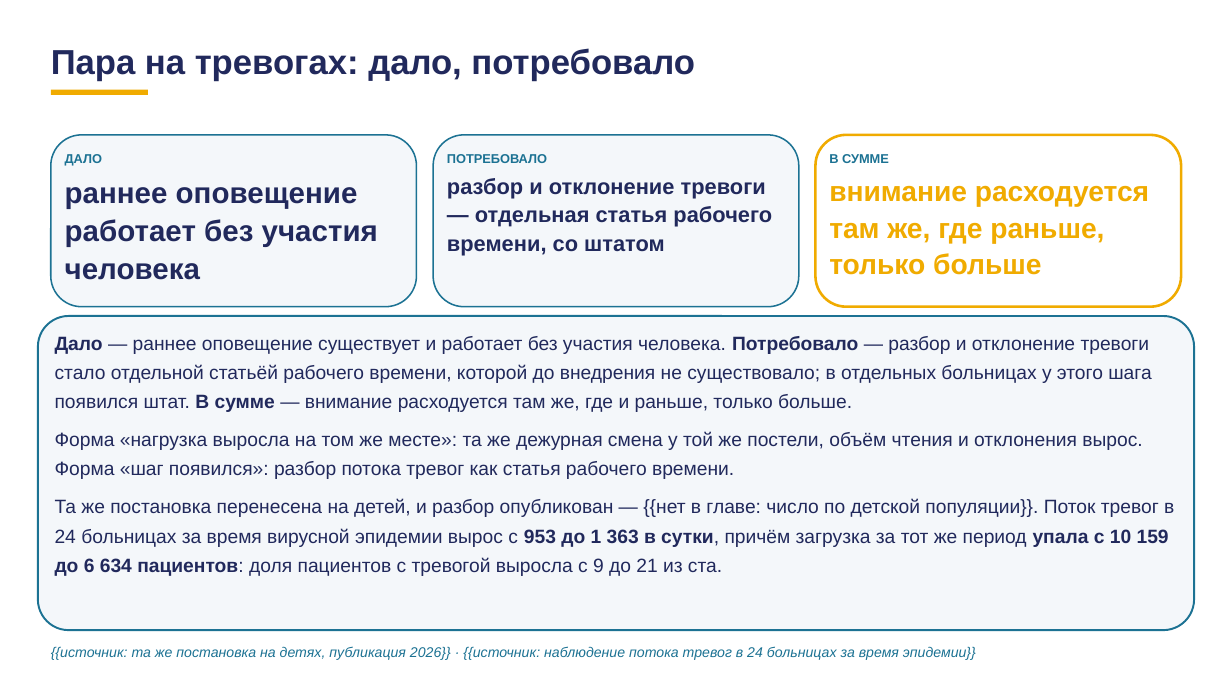
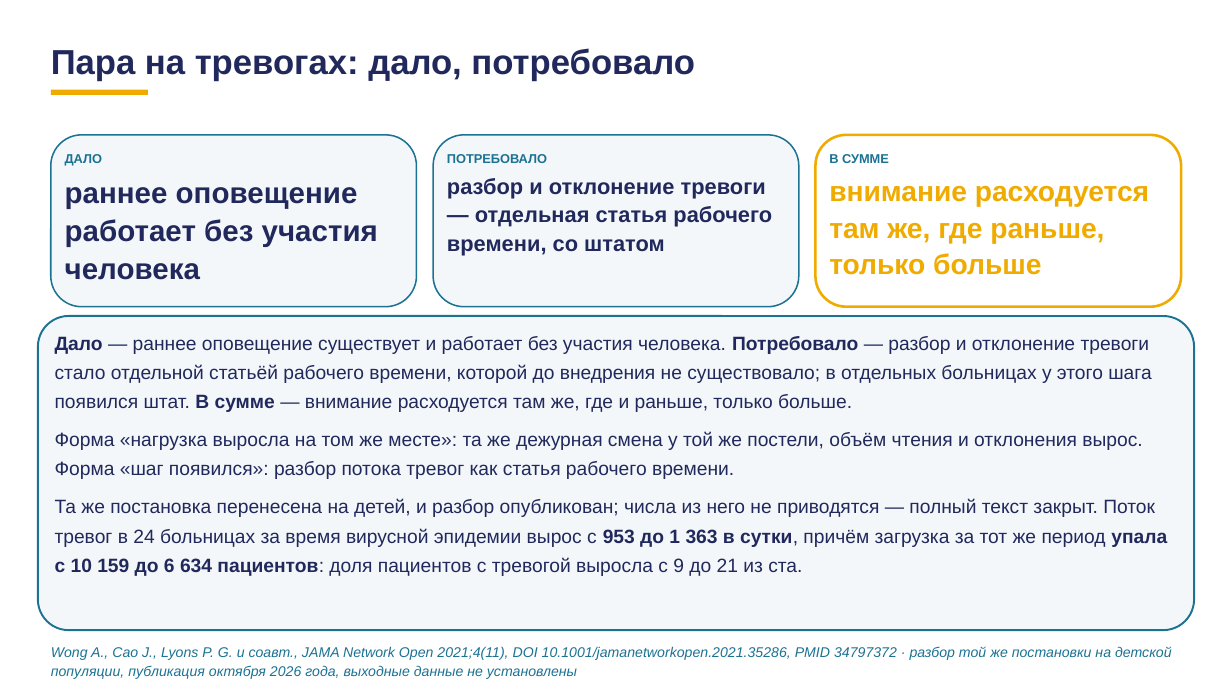
Before and after one commit to tellina-study/AI-usage-lessons, a slide deck: slide 60 of library/lectures/lec-07/rework/deck/lec-07-karkas.pptx. Drawn at 1232x693 pixels with LibreOffice and Linux fonts; fonts in the diff are those of the drawing. Boxes give left, top, right and bottom in pixels: in the first picture for what was removed or moved away, otherwise in the second. Text is boxed around its words. In the diff, an @@ line names an element or a change of style, - is before the commit and + after.

```diff
--- a/library/lectures/lec-07/rework/deck/lec-07-karkas.pptx
+++ b/library/lectures/lec-07/rework/deck/lec-07-karkas.pptx
@@ text at (55,499,1167,576): text changed @@
-Та же постановка перенесена на детей, и разбор опубликован — {{нет в главе: число по детской популяции}}. Поток тревог в 24 больницах за время вирусной эпидемии вырос с 953 до 1 363 в сутки, причём загрузка за тот же период упала с 10 159 до 6 634 пациентов: доля пациентов с тревогой выросла с 9 до 21 из ста.
+Та же постановка перенесена на детей, и разбор опубликован; числа из него не приводятся — полный текст закрыт. Поток тревог в 24 больницах за время вирусной эпидемии вырос с 953 до 1 363 в сутки, причём загрузка за тот же период упала с 10 159 до 6 634 пациентов: доля пациентов с тревогой выросла с 9 до 21 из ста.
@@ text at (51,646,1172,679): text changed @@
-{{источник: та же постановка на детях, публикация 2026}} · {{источник: наблюдение потока тревог в 24 больницах за время эпидемии}}
+Wong A., Cao J., Lyons P. G. и соавт., JAMA Network Open 2021;4(11), DOI 10.1001/jamanetworkopen.2021.35286, PMID 34797372 · разбор той же постановки на детской популяции, публикация октября 2026 года, выходные данные не установлены
```
Also in this commit, not shown: 62 other slides changed, 5 other files.
